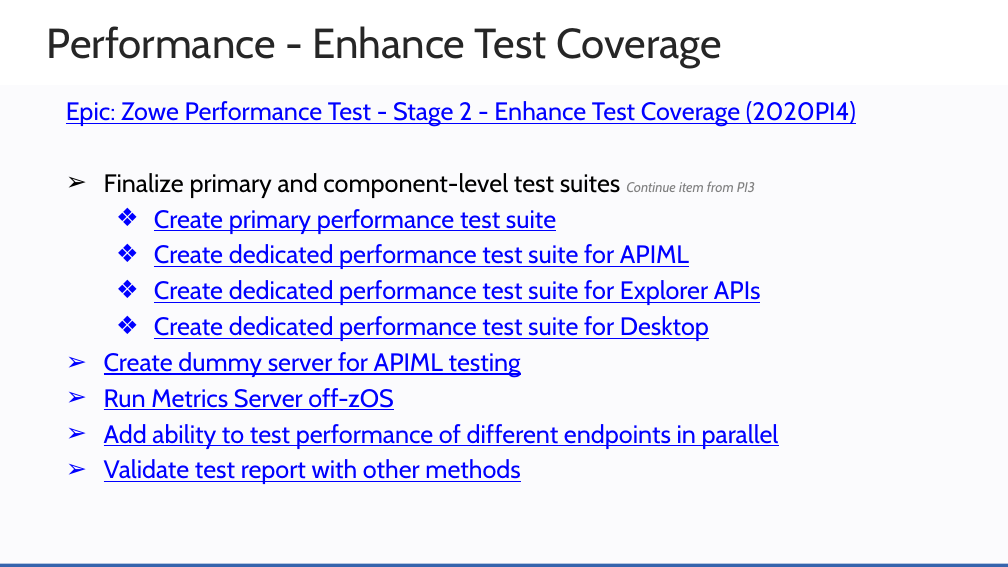
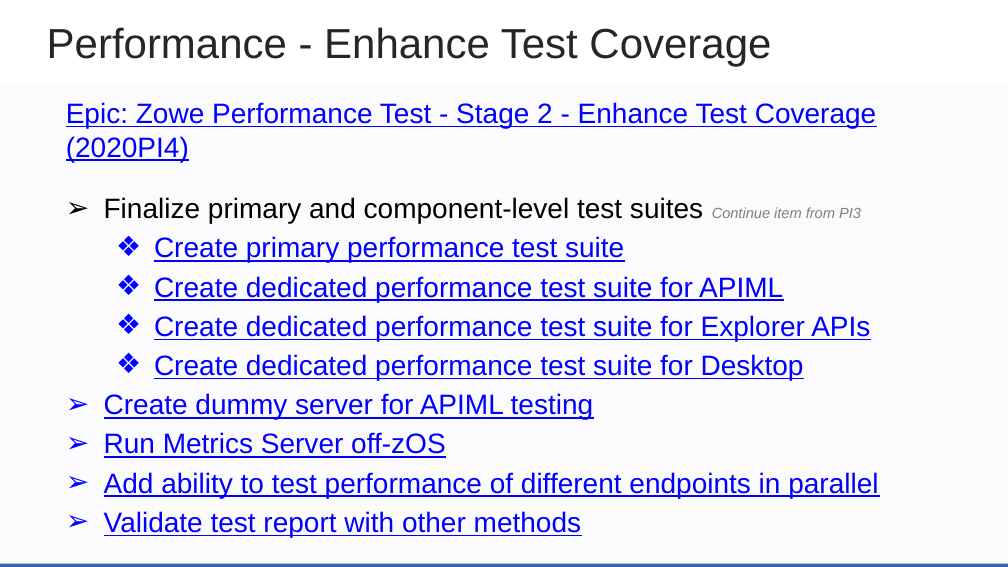
Before and after one commit to zowe/community, a slide deck: slide 6 of Project Management/PI Planning/20PI4 Planning/Zowe Community Squad Focus for 20PI4.pptx. Drawn at 1008x567 pixels with LibreOffice and Linux fonts; fonts in the diff are those of the drawing; background and template pictures are left out. Boxes give left, top, right and bottom in pixels: in the first picture for what was removed or moved away, otherwise in the second. Text is boxed around its words. In the diff, an @@ line names an element or a change of style, - is before the commit and + after.

Commit message:
address merge conflicts and make all text Arial 20 (when possible

```diff
--- a/Project Management/PI Planning/20PI4 Planning/Zowe Community Squad Focus for 20PI4.pptx
+++ b/Project Management/PI Planning/20PI4 Planning/Zowe Community Squad Focus for 20PI4.pptx
@@ text "Performance - Enhance Test Coverage" at box(47, 27, 771, 67): font Cabin to Arial @@
@@ text "Epic: Zowe Performance Test - ..." at box(66, 102, 878, 537): size 18 to 20 pt, font Cabin to Arial; size 10 to 10.5 pt in "Continue item from PI3" @@
```
Also in this commit, not shown: 13 other slides changed, 9 slides added.
